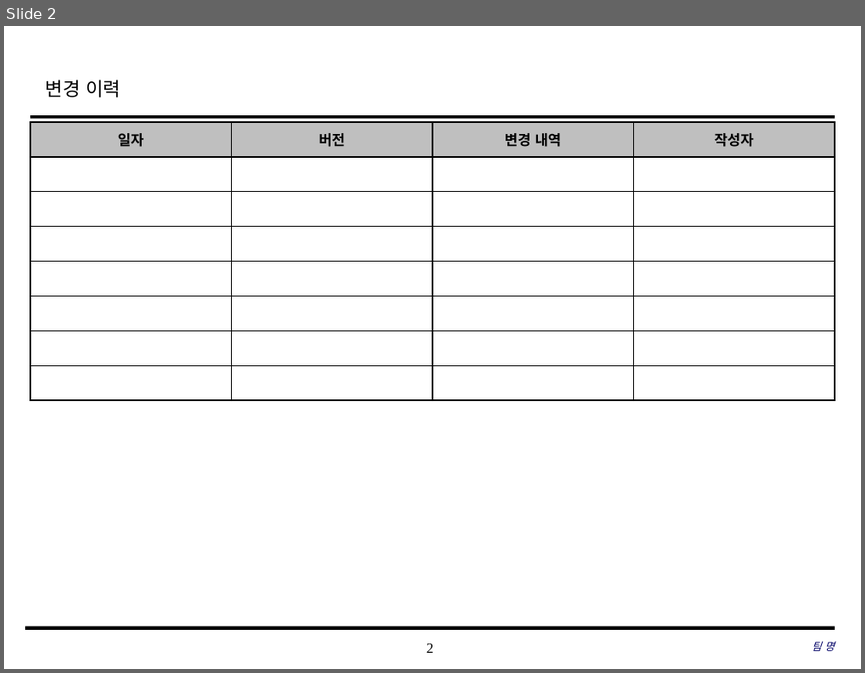
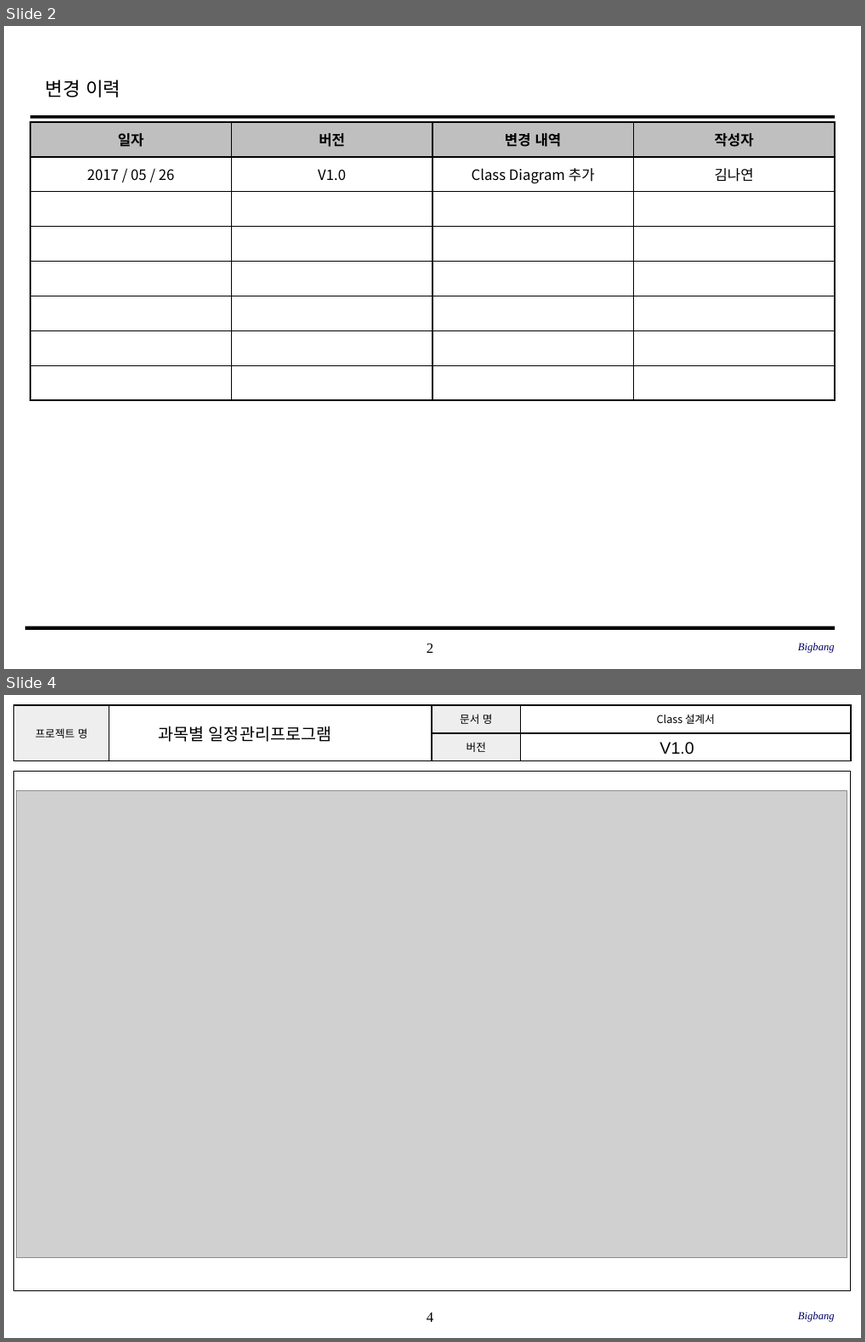
Before and after one commit to SE-admin/SE2017_1_bigbang, a slide deck: doc/3_ 설계서/Class Design.pptx. Shown one above the other, each under a label of ours: slide 2 before the commit, slides 2 and 4 after it; the slides between them are not shown. The pictures are 865x673 and 865x1342 pixels, drawn with LibreOffice and Linux fonts; fonts in the diff are those of the drawing; grey boxes stand for pictures; background and template pictures are left out. Boxes give left, top, right and bottom in pixels: in the first picture for what was removed or moved away, otherwise in the second. Text is boxed around its words. In the diff, an @@ line names an element or a change of style, - is before the commit and + after.

Commit message:
Class Design.pptx 변경
Class Diagram 추가

```diff
--- a/doc/3_ 설계서/Class Design.pptx
+++ b/doc/3_ 설계서/Class Design.pptx
@@ slide 4 added at [4, 695, 861, 1338], background #FFFFFF; not listed: 1 template element that a slide beside it also shows @@
@@ table added at [13, 705, 851, 761], 2 rows, 4 columns @@
+프로젝트 명 |  | 문서 명 | Class 설계서
+ |  | 버전 | V X.X
@@ text added at [158, 726, 331, 742], 14 pt, text #000000 @@
+과목별 일정관리프로그램
@@ text added at [659, 742, 693, 755], 14 pt, text #000000 @@
+V1.0
@@ rectangle added at [670, 737, 704, 756], fill #FFFFFF, outline #FFFFFF 2 pt @@
@@ rectangle added at [13, 771, 851, 1291], outline #000000 0.75 pt @@
@@ picture added at [16, 790, 846, 1257] @@
@@ text added at [798, 1311, 834, 1321], 9 pt, text #000066, italic @@
+Bigbang
@@ slide 2 changed as well @@
@@ table at [30, 122, 836, 399] @@
+row 2: 2017 / 05 / 26 | V1.0 | Class Diagram 추가 | 김나연
-row 8:  |  |  | 
@@ text at [798, 642, 834, 652]: text changed @@
-팀 명
+Bigbang
```
Also in this commit, not shown: 3 other slides added, 2 slides removed.
